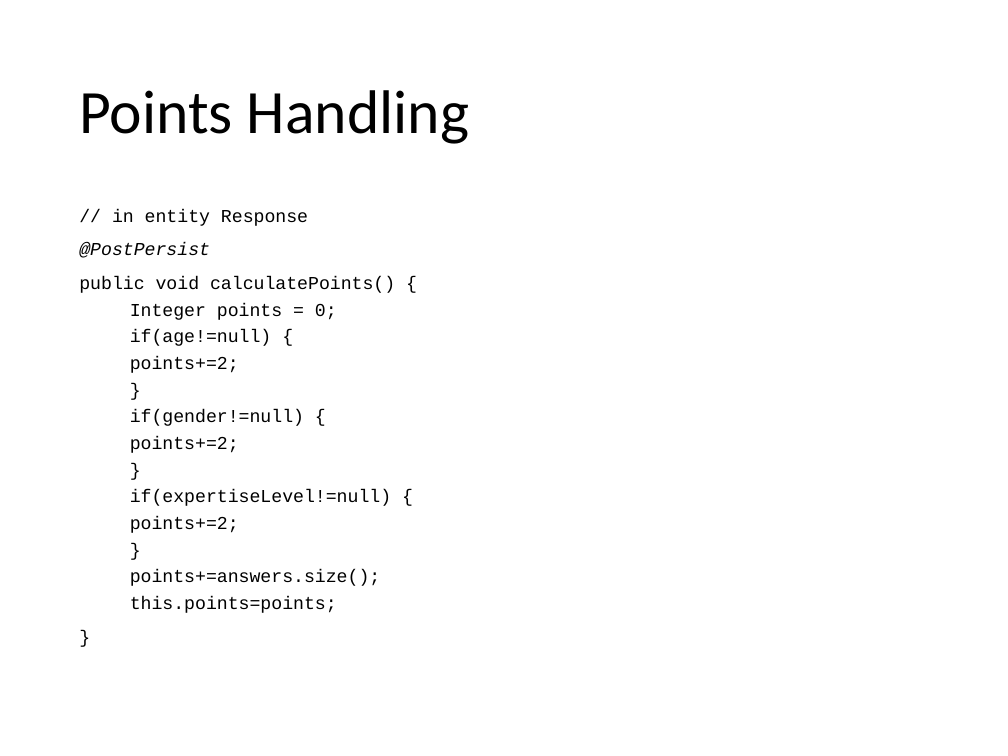
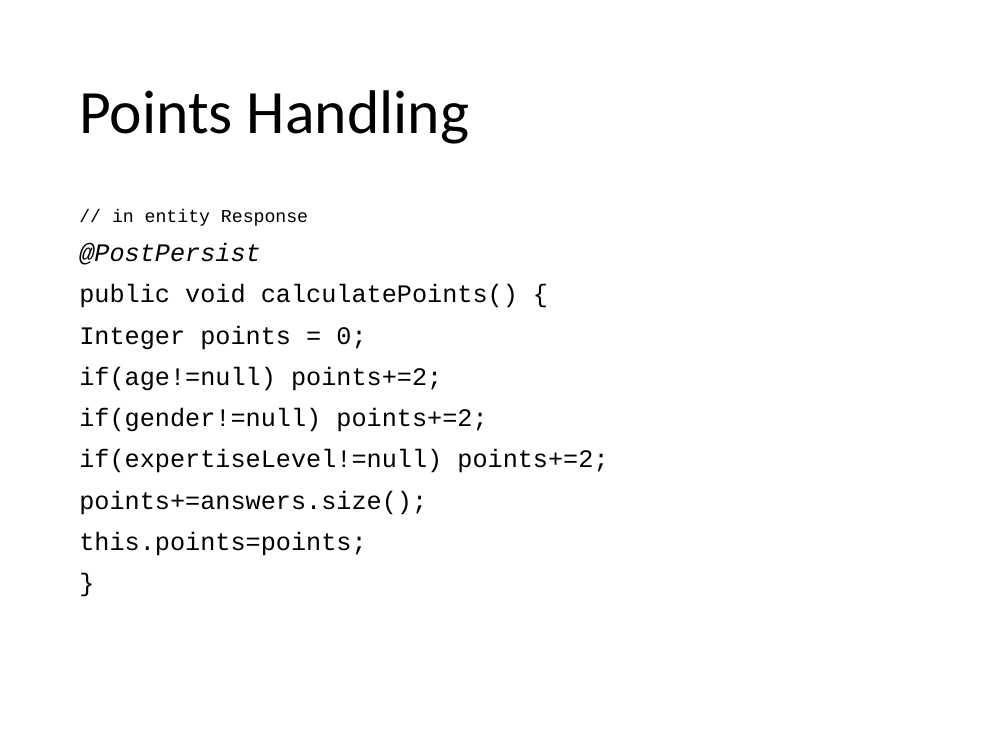
Before and after one commit to Paso198/Gamified-Marketing-Application, a slide deck: slide 26 of Design.pptx (slide 18 before the commit). Drawn at 1008x756 pixels with LibreOffice and Linux fonts; fonts in the diff are those of the drawing. Boxes give left, top, right and bottom in pixels: in the first picture for what was removed or moved away, otherwise in the second. Text is boxed around its words. In the diff, an @@ line names an element or a change of style, - is before the commit and + after.

```diff
--- a/Design.pptx
+++ b/Design.pptx
@@ text at box(79, 243, 518, 556): size 13 to 18 pt in "@PostPersist", "public void calculatePoints() {", "Integer points = 0;", "points+=answers.size();" and 2 more places; list level 2 to 1 in "Integer points = 0;"; list level 2 to 1 in "points+=answers.size();"; list level 2 to 1 in "this.points=points;" @@
@@ text at box(79, 366, 608, 473): text changed; size 13 to 18 pt @@
-  if(age!=null) {
-  points+=2;
-  }
-  if(gender!=null) {
-  points+=2;
-  }
-  if(expertiseLevel!=null) {
-  points+=2;
-  }
+if(age!=null) points+=2;
+if(gender!=null) points+=2;
+if(expertiseLevel!=null) points+=2;
```
Also in this commit, not shown: 20 other slides changed, 18 slides added, 1 slide removed, 2 other files.
